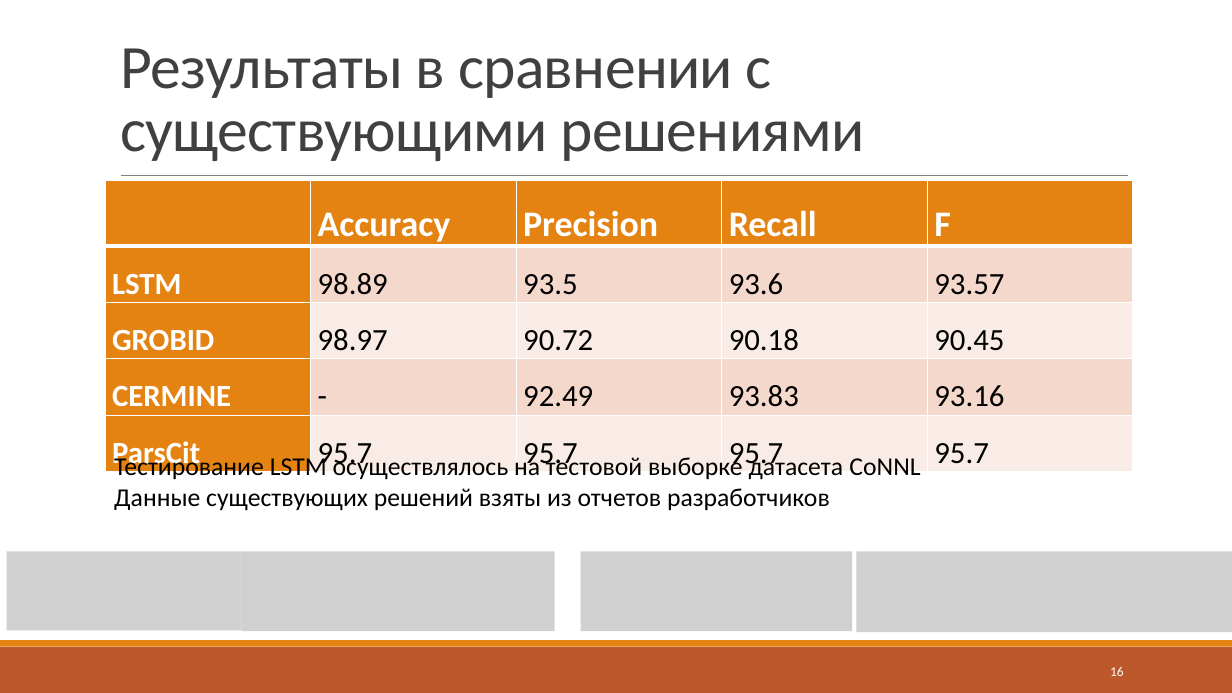
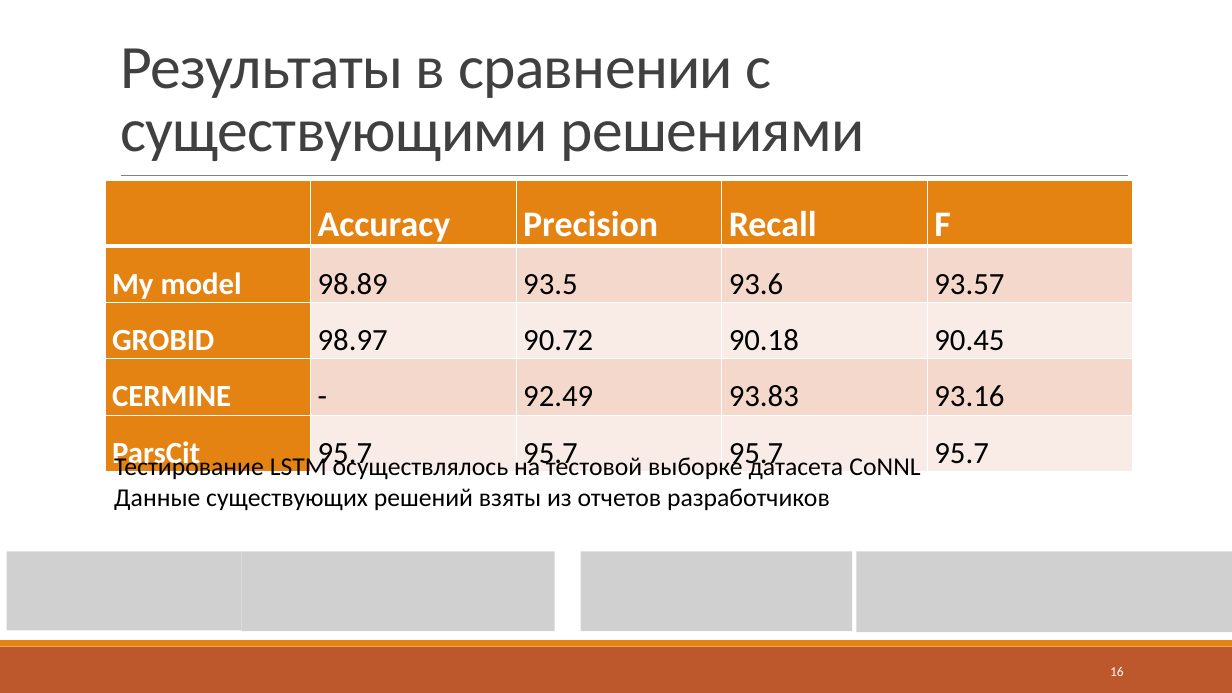
Before and after one commit to J-CITY/METADATA-EXTRACTOR, a slide deck: slide 16 of report.pptx. Drawn at 1232x693 pixels with LibreOffice and Linux fonts; fonts in the diff are those of the drawing; grey boxes stand for pictures. Boxes give left, top, right and bottom in pixels: in the first picture for what was removed or moved away, otherwise in the second. Text is boxed around its words. In the diff, an @@ line names an element or a change of style, - is before the commit and + after.

Commit message:
Update

```diff
--- a/report.pptx
+++ b/report.pptx
@@ table at <box>105,180,1131,475</box> @@
-row 2, column 1: LSTM
+row 2, column 1: My model
```
